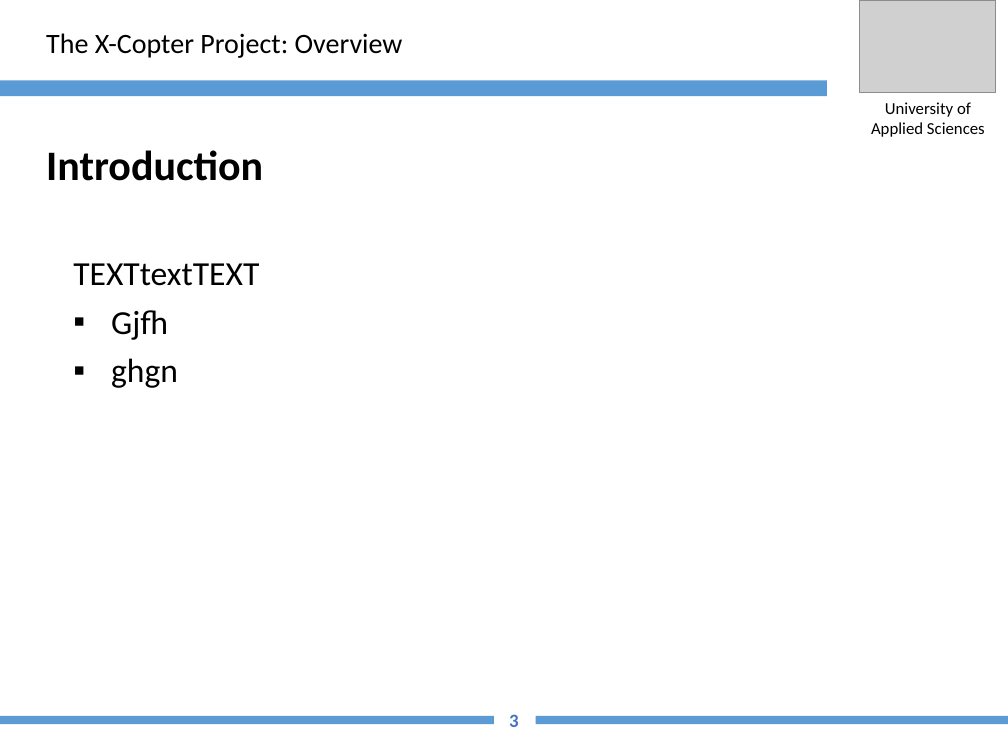
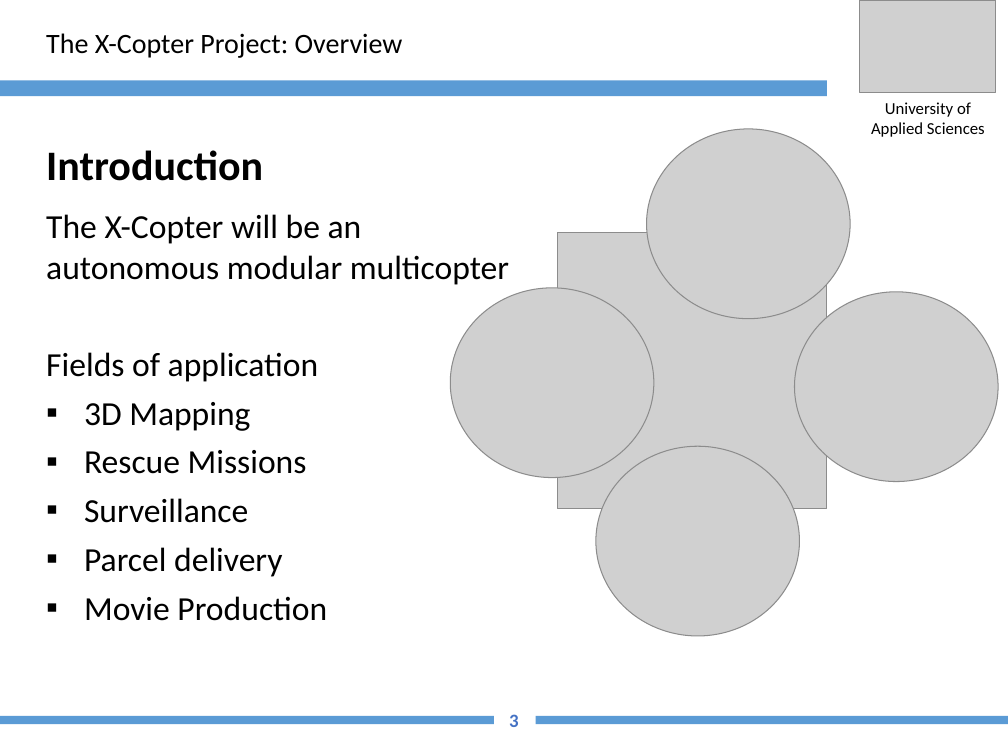
Before and after one commit to XCopter-HSU/XCopter, a slide deck: slide 3 of Final_Report/InFinalReportEinpflegen (Fuer Jan)/presentation_sample/ToC_Introduction_Customer_Needs_State_Bumblebee.pptx. Drawn at 1008x756 pixels with LibreOffice and Linux fonts; fonts in the diff are those of the drawing; grey boxes stand for pictures; background and template pictures are left out. Boxes give left, top, right and bottom in pixels: in the first picture for what was removed or moved away, otherwise in the second. Text is boxed around its words. In the diff, an @@ line names an element or a change of style, - is before the commit and + after.

```diff
--- a/Final_Report/InFinalReportEinpflegen (Fuer Jan)/presentation_sample/ToC_Introduction_Customer_Needs_State_Bumblebee.pptx
+++ b/Final_Report/InFinalReportEinpflegen (Fuer Jan)/presentation_sample/ToC_Introduction_Customer_Needs_State_Bumblebee.pptx
@@ picture added at [646, 129, 850, 319] @@
@@ text at [46, 214, 509, 621]: text changed @@
-TEXTtextTEXT
-▪ Gjfh
-▪ ghgn
+The X-Copter will be an autonomous modular multicopter
+Fields of application
+▪ 3D Mapping
+▪ Rescue Missions
+▪ Surveillance
+▪ Parcel delivery
+▪ Movie Production
@@ picture added at [557, 232, 828, 508] @@
@@ picture added at [451, 288, 654, 478] @@
@@ picture added at [794, 292, 998, 482] @@
@@ picture added at [596, 447, 799, 636] @@
```
Also in this commit, not shown: 1 slide added, 1 other file.
